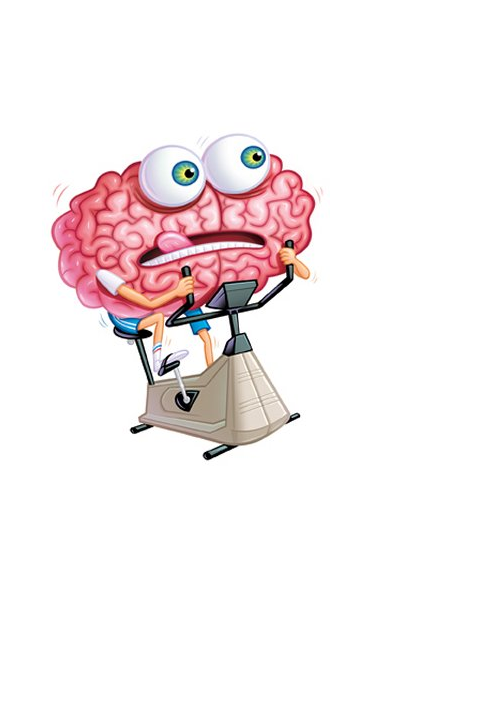
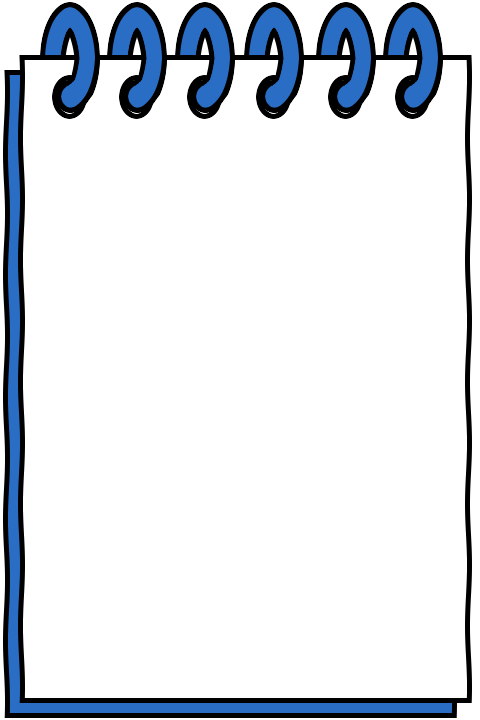
Layers edited between the first and the second 480px x 720px image:
renamed "Livello incollato" to "Nuovo livello#2", showed it, painted on it over [3, 2, 472, 718]
showed "Nuovo livello#1", painted on it over [3, 2, 472, 718]
showed "Nuovo livello", moved it above "Nuovo livello#10", painted on it over [18, 2, 472, 718]
renamed "Livello incollato#1" to "Nuovo livello#10", moved it below "Nuovo livello", painted on it over [3, 70, 457, 718]
